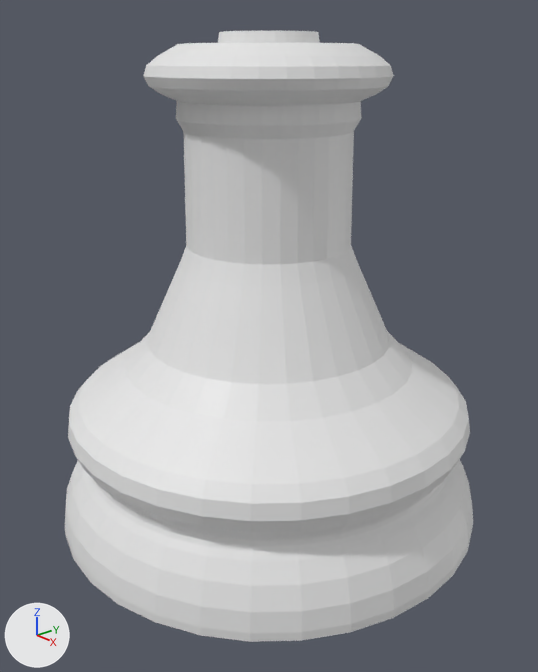
An edit to the Blender file course4_68_ChessPieceBase.blend, drawn before and after from the same camera.
Before and after are seen from a camera (50 mm lens) standing at (3.69, -3.21, 3.14) and looking at (0.08, -0.07, 1.36). The axes (+X, +Y, +Z) are drawn at lower left. The lights are the same throughout.

Objects in the first picture: 'ChessPieceBase'.
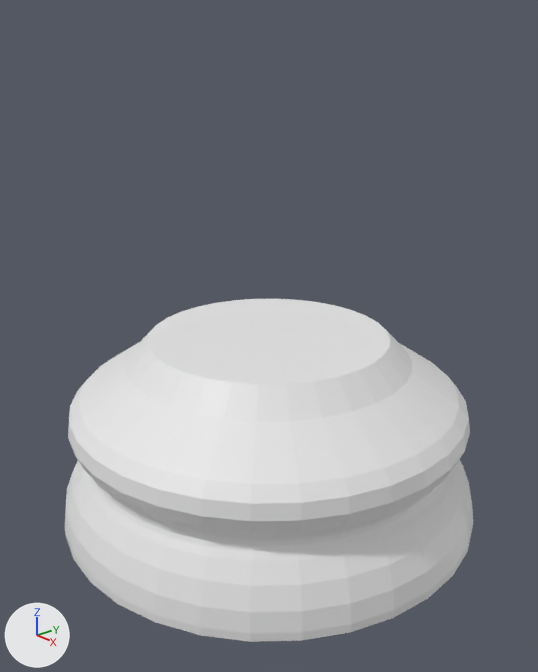
Where the change shows, as pixel boxes [x1, y1, x2, y2] in the pictures (538 x 672 px):
'ChessPieceBase', reshaped (44% shorter): before [65, 31, 473, 642]; after [65, 299, 473, 642]
part 1 of me_cylinder, deleted: before [143, 31, 394, 384]

The change, as a list of edits to the scene's bpy script:
```text
Change me_cylinder:
    used by ob_chesspiecebase; location = (0.0, 0.0, 1.011)
    remove me_cylinder.from_pydata(...)  # 928 vertices, 898 faces; spans x -1.5..1.5, y -1.5..1.5, z -1.0..2.27
    add me_cylinder.from_pydata(...)  # 512 vertices, 482 faces; spans x -1.5..1.5, y -1.5..1.5, z -1.0..0.32
    me_cylinder part 1: 416 vertices removed from x -0.77..0.77, y -0.77..0.77, z 0.85..2.27
```
